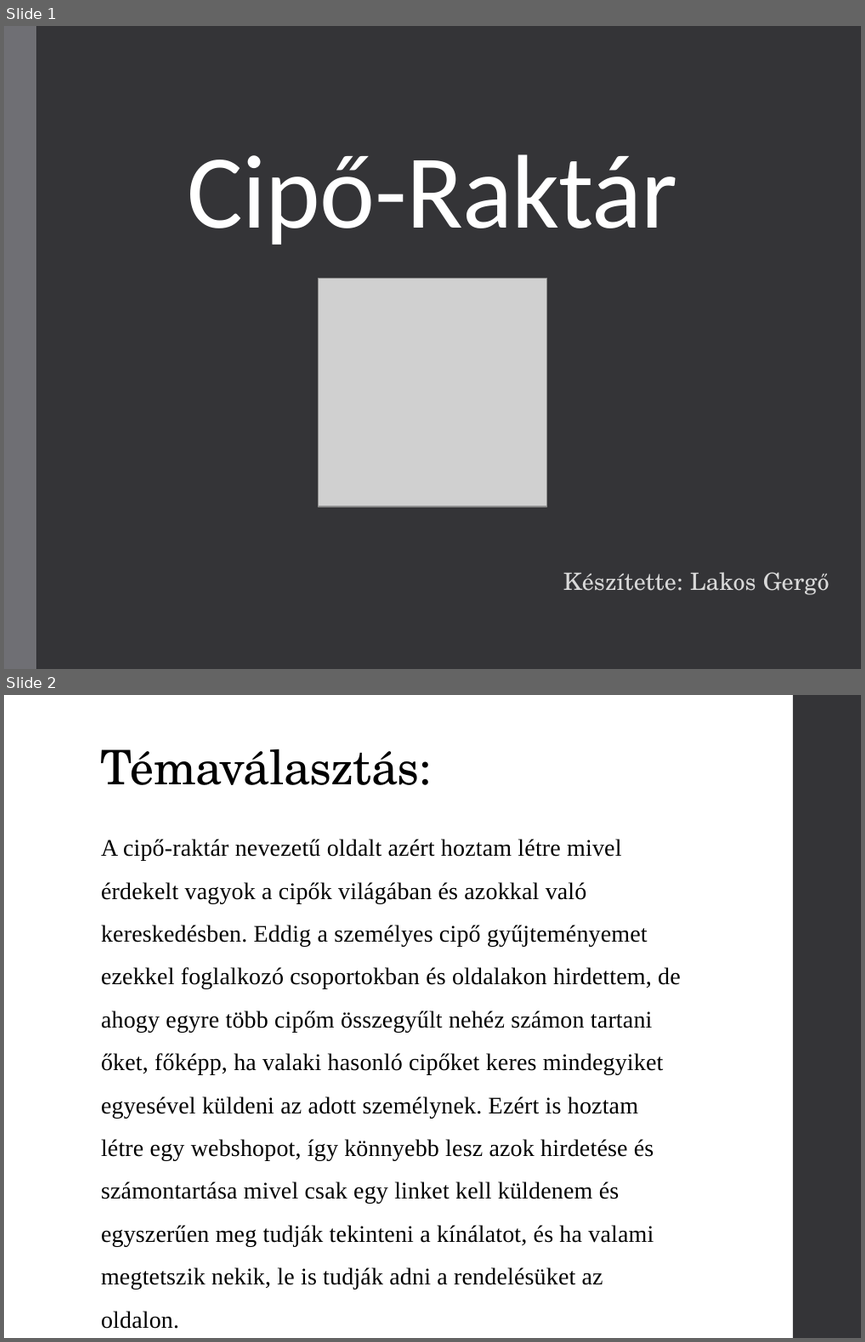
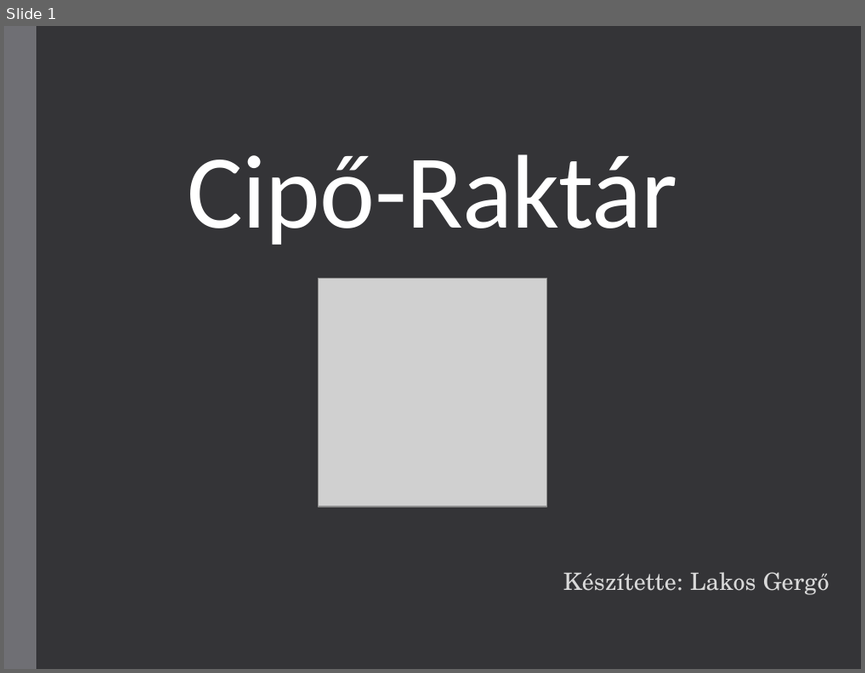
Before and after one commit to Greg1629/zarodolgozat, a slide deck: Lakos_Gergő_vedes.pptx. Shown one above the other, each under a label of ours: slides 1 and 2 before the commit, slide 1 after it. The pictures are 865x1342 and 865x673 pixels, drawn with LibreOffice and Linux fonts; fonts in the diff are those of the drawing; grey boxes stand for pictures. Boxes give left, top, right and bottom in pixels: in the first picture for what was removed or moved away, otherwise in the second. Text is boxed around its words. In the diff, an @@ line names an element or a change of style, - is before the commit and + after.

```diff
--- a/Lakos_Gergő_vedes.pptx
+++ b/Lakos_Gergő_vedes.pptx
@@ slide 2 removed at box(4, 695, 861, 1338), background #FFFFFF @@
@@ rectangle removed at box(793, 695, 861, 1338) @@
@@ title removed at box(100, 749, 432, 785) @@
-Témaválasztás:
@@ text removed at box(101, 839, 681, 1328) @@
-A cipő-raktár nevezetű oldalt azért hoztam létre mivel érdekelt vagyok a cipők világában és azokkal való kereskedésben. Eddig a személyes cipő gyűjteményemet ezekkel foglalkozó csoportokban és oldalakon hirdettem, de ahogy egyre több cipőm összegyűlt nehéz számon tartani őket, főképp, ha valaki hasonló cipőket keres mindegyiket egyesével küldeni az adott személynek. Ezért is hoztam létre egy webshopot, így könnyebb lesz azok hirdetése és számontartása mivel csak egy linket kell küldenem és egyszerűen meg tudják tekinteni a kínálatot, és ha valami megtetszik nekik, le is tudják adni a rendelésüket az oldalon.
```
Also in this commit, not shown: 3 slides changed, 1 slide added, 3 other slides removed.
